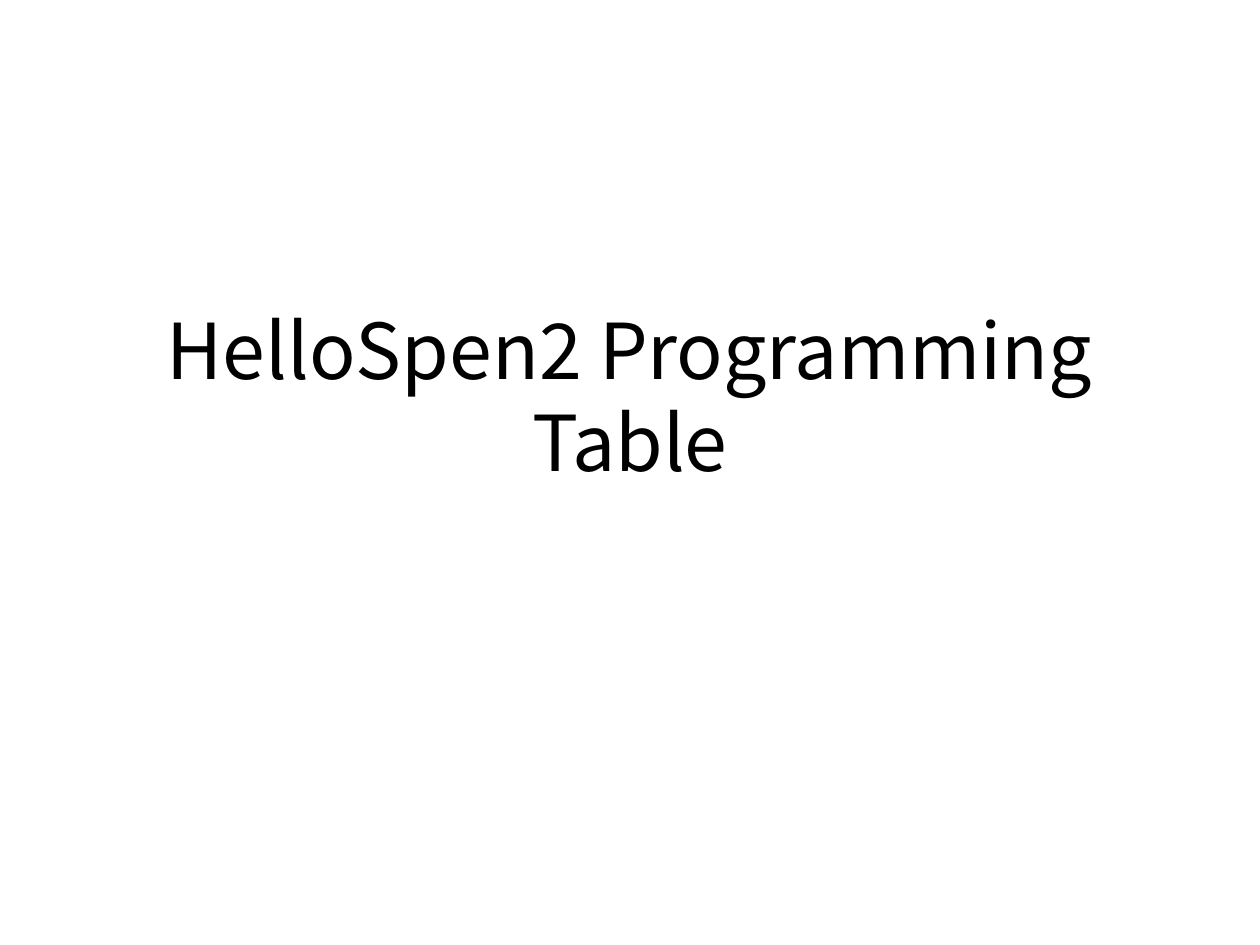
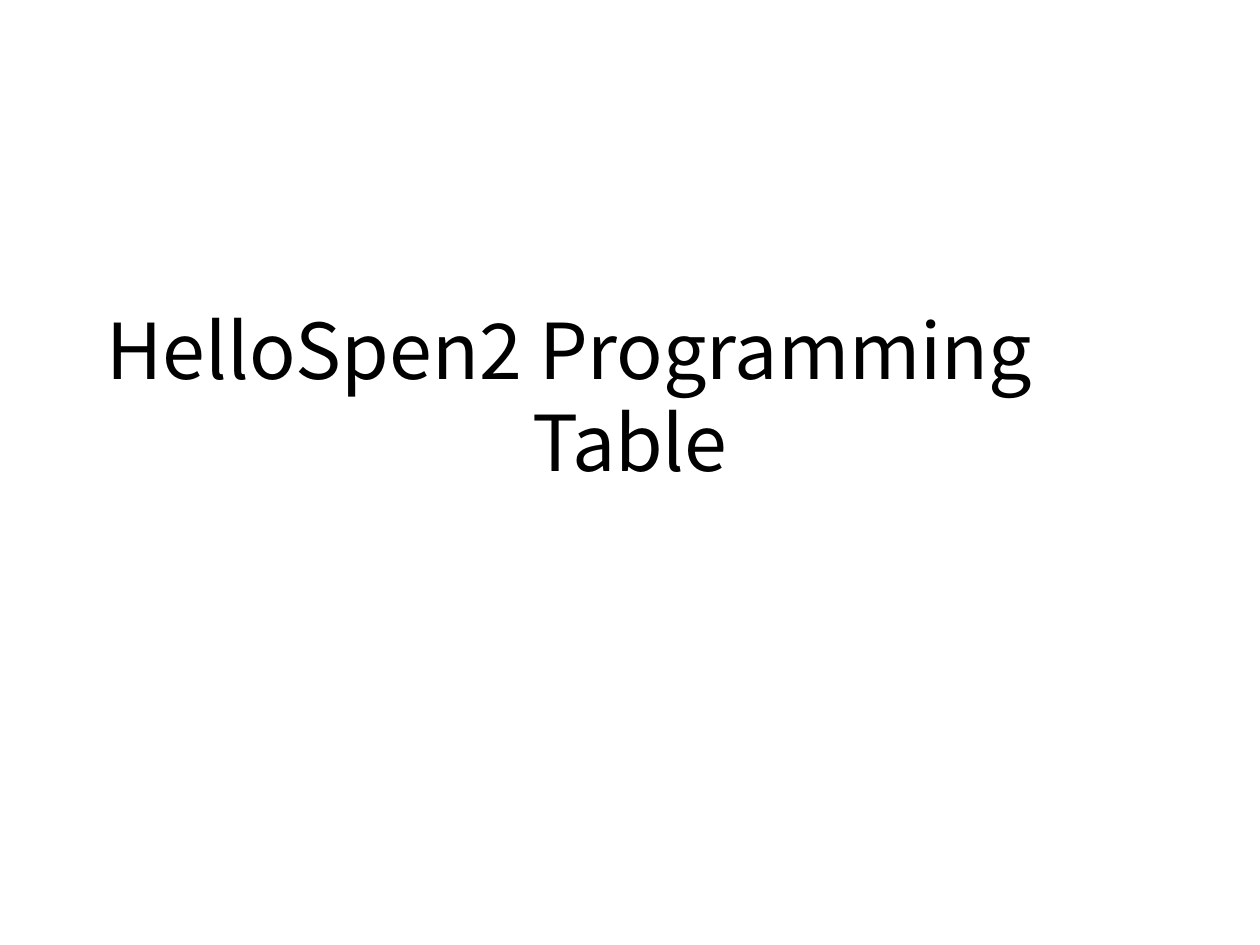
Before and after one commit to dummyFirst/HelloSpen2, a slide deck: slide 1 of usr_doc/HelloSpen2_Programming_Table.pptx. Drawn at 1260x945 pixels with LibreOffice and Linux fonts; fonts in the diff are those of the drawing. Boxes give left, top, right and bottom in pixels: in the first picture for what was removed or moved away, otherwise in the second. Text is boxed around its words. In the diff, an @@ line names an element or a change of style, - is before the commit and + after.

```diff
--- a/usr_doc/HelloSpen2_Programming_Table.pptx
+++ b/usr_doc/HelloSpen2_Programming_Table.pptx
@@ text at (107,317,1032,472): text changed @@
-HelloSpen2 Programming Table
+HelloSpen2 Programming
+Table
```
Also in this commit, not shown: 1 other slide changed, 4 other files.
